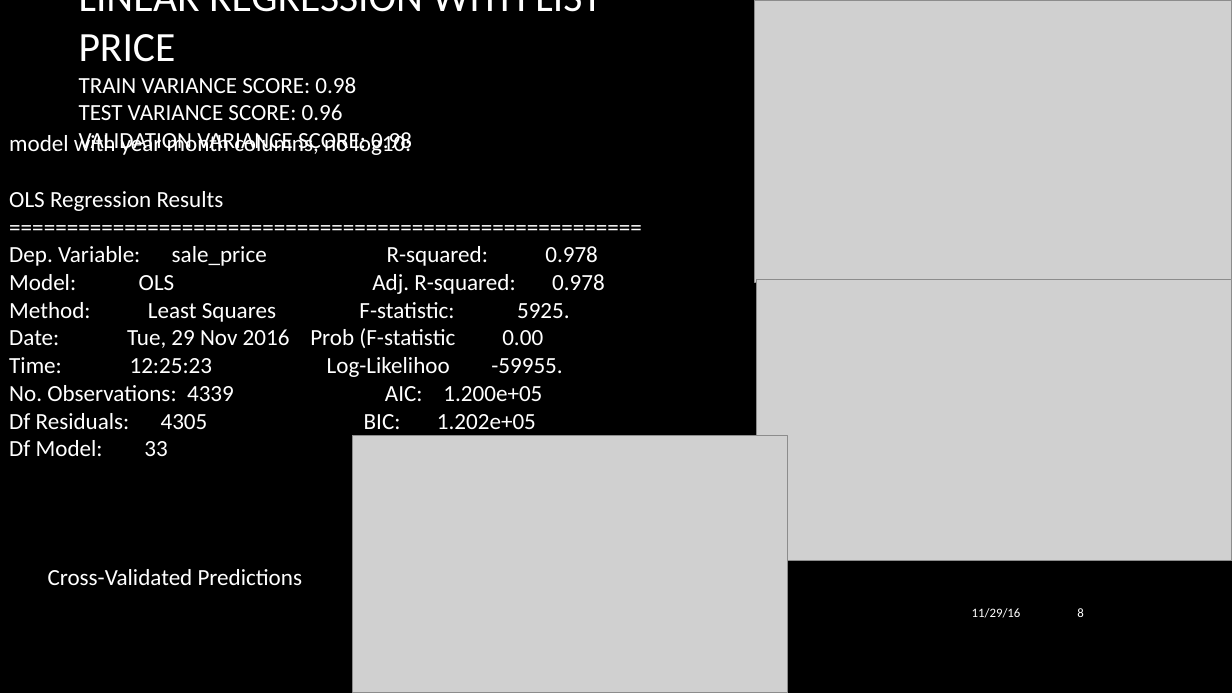
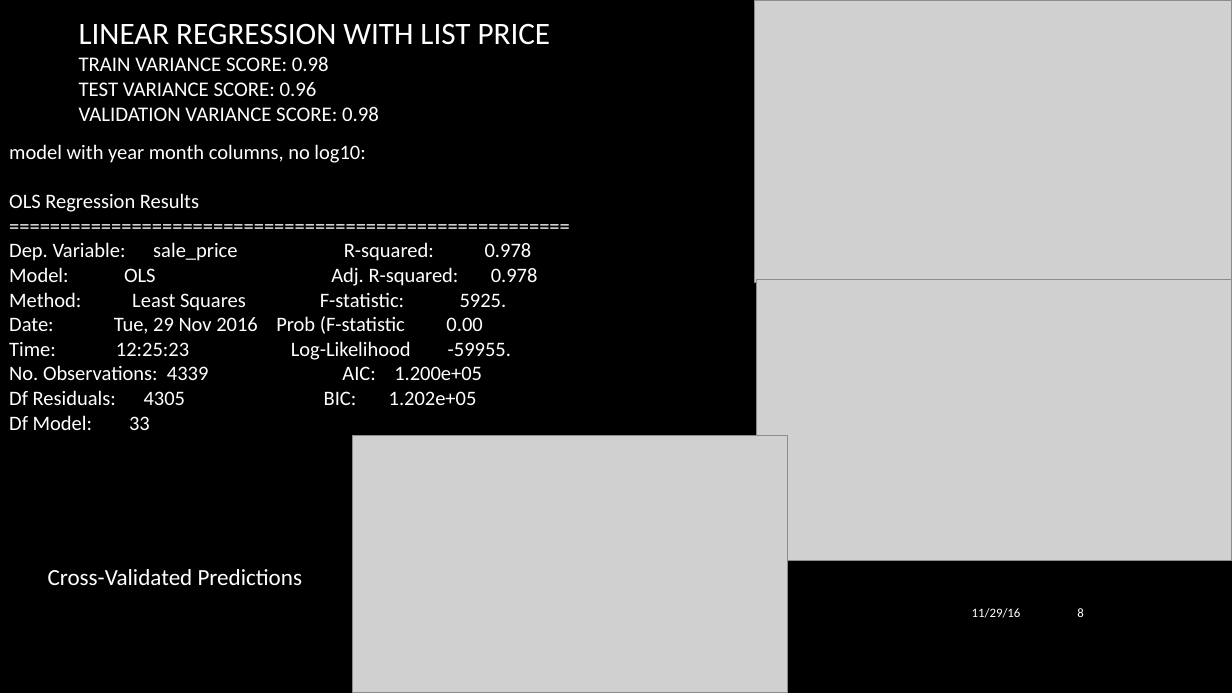
Before and after one commit to drakulic/Capstone, a slide deck: slide 8 of George Drakulic Presentation.pptx. Drawn at 1232x693 pixels with LibreOffice and Linux fonts; fonts in the diff are those of the drawing; grey boxes stand for pictures; background and template pictures are left out. Boxes give left, top, right and bottom in pixels: in the first picture for what was removed or moved away, otherwise in the second. Text is boxed around its words. In the diff, an @@ line names an element or a change of style, - is before the commit and + after.

```diff
--- a/George Drakulic Presentation.pptx
+++ b/George Drakulic Presentation.pptx
@@ title "LINEAR REGRESSION WITH LIST PRICE ...": place and size @@
-title "LINEAR REGRESSION WITH LIST PRICE ..." at (79, 0, 602, 154)
+title "LINEAR REGRESSION WITH LIST PRICE ..." at (79, 23, 551, 121)
@@ title "LINEAR REGRESSION WITH LIST PRICE ..." at (79, 23, 551, 121): size 32.4 to 24.3 pt in "LINEAR REGRESSION WITH LIST PRICE"; size 18 to 16.2 pt in "TRAIN VARIANCE SCORE: 0.98 TEST VARIANCE SCORE: ..." @@
@@ text "model with year month columns, ...": place and size @@
-text "model with year month columns, ..." at (9, 132, 605, 456)
+text "model with year month columns, ..." at (9, 144, 538, 430)
@@ text at (9, 144, 538, 430): size 18 to 16 pt @@
@@ text at (9, 341, 511, 360): text changed; size 18 to 16 pt @@
-Time: 12:25:23 Log-Likelihoo -59955.
+Time: 12:25:23 Log-Likelihood -59955.
```
Also in this commit, not shown: 7 other slides changed, 30 other files.
